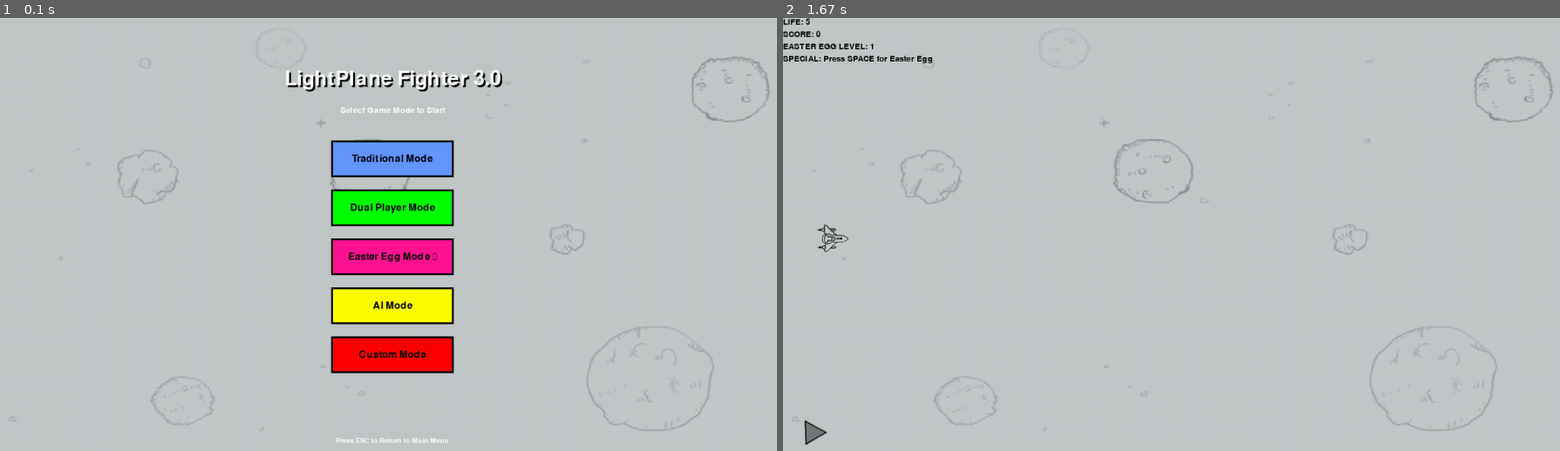
Above: before the commit, frames 1-2 (left to right).
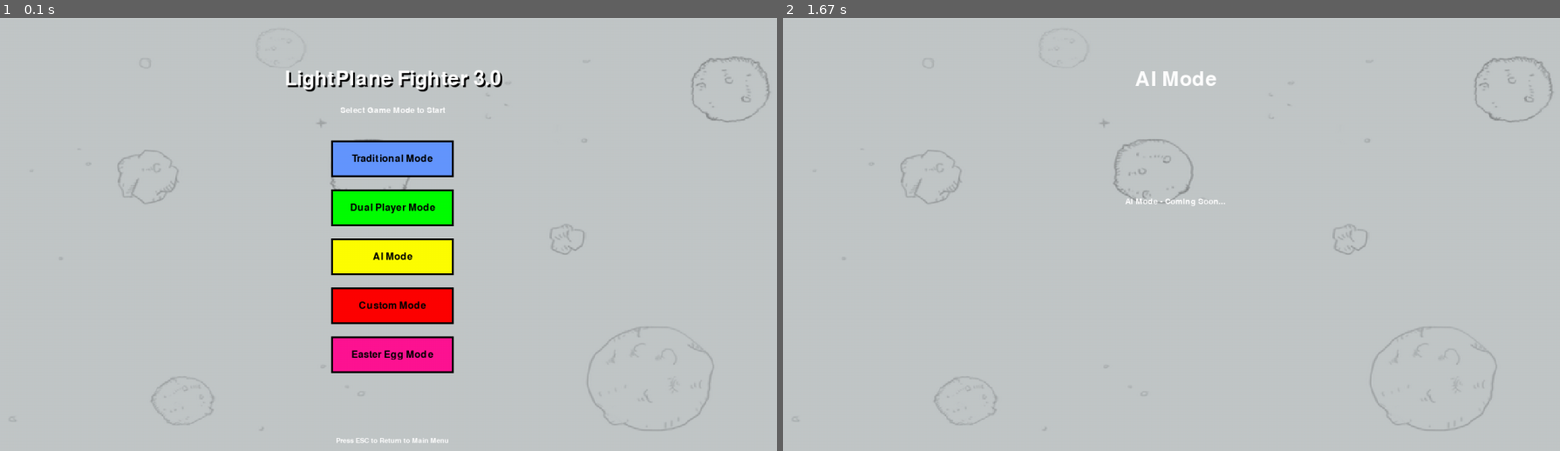
Above: after the commit, the same moments.

Repository: guangxingmao/LightPlane_AI
Game: pygame game, started from launcher.py
The game is run twice, just before and just after one commit, with the same random seed, the same clock (stepped at 60 frames per second) and the same inputs.
Inputs (mouse positions are in pixels of both pictures, inside the frame that each line leads up to):
- Up to frame 1 (0.1 s): no input
- Up to frame 2 (1.67 s): click (1179, 238) at 0.38 s

The runs differ from the first frame. In frame 1, 3.6% of the frame differs, in the area x 42-59%, y 51-82%; in frame 2, 0.8%.

Commit message:
修改彩蛋模式位置

Diff:
--- a/launcher.py
+++ b/launcher.py
@@ -89,21 +89,17 @@
             return None
 
 # 字体设置
-try:
-    title_font = pygame.font.Font("C:/Windows/Fonts/msyh.ttc", 48)  # 微软雅黑
-    button_font = pygame.font.Font("C:/Windows/Fonts/msyh.ttc", 24)
-except:
-    title_font = pygame.font.SysFont("arial", 48)
-    button_font = pygame.font.SysFont("arial", 24)
+title_font = pygame.font.SysFont("arial", 48)
+button_font = pygame.font.SysFont("arial", 24)
 
 # 页面状态枚举
 class PageState:
     MAIN_MENU = "main_menu"
     TRADITIONAL_MODE = "traditional_mode"
     DUAL_MODE = "dual_mode"
-    EASTER_EGG_MODE = "easter_egg_mode"
     AI_MODE = "ai_mode"
     CUSTOM_MODE = "custom_mode"
+    EASTER_EGG_MODE = "easter_egg_mode"
 
 class Button:
     def __init__(self, x, y, width, height, text, color, hover_color):
@@ -190,12 +186,13 @@
                 running = self.handle_dual_mode()
             elif self.current_page == PageState.TRADITIONAL_MODE:
                 running = self.handle_traditional_mode()
+            elif self.current_page == PageState.CUSTOM_MODE:
+                running = self.handle_custom_mode()
+            elif self.current_page == PageState.AI_MODE:
+                running = self.handle_ai_mode()
             elif self.current_page == PageState.EASTER_EGG_MODE:
                 running = self.handle_easter_egg_mode()
-            elif self.current_page == PageState.AI_MODE:
-                running = self.handle_ai_mode()
-            elif self.current_page == PageState.CUSTOM_MODE:
-                running = self.handle_custom_mode()
+
 
             pygame.display.flip()
             self.clock.tick(60)
@@ -213,9 +210,9 @@
         buttons = [
             Button(center_x, 200, button_width, button_height, "Traditional Mode", LIGHT_BLUE, BLUE),
             Button(center_x, 280, button_width, button_height, "Dual Player Mode", GREEN, (0, 200, 0)),
-            Button(center_x, 360, button_width, button_height, "Easter Egg Mode 🥚", (255, 20, 147), (255, 105, 180)),
-            Button(center_x, 440, button_width, button_height, "AI Mode", YELLOW, (200, 200, 0)),
-            Button(center_x, 520, button_width, button_height, "Custom Mode", RED, (200, 0, 0))
+            Button(center_x, 360, button_width, button_height, "AI Mode", YELLOW, (200, 200, 0)),
+            Button(center_x, 440, button_width, button_height, "Custom Mode", RED, (200, 0, 0)),
+            Button(center_x, 520, button_width, button_height, "Easter Egg Mode", (255, 20, 147), (255, 105, 180))
         ]
 
         # 绘制主菜单
@@ -237,12 +234,12 @@
                         self.change_page(PageState.TRADITIONAL_MODE)
                     elif i == 1:  # 双人模式
                         self.change_page(PageState.DUAL_MODE)
-                    elif i == 2:  # 彩蛋模式
+                    elif i == 2:  # AI模式
+                        self.change_page(PageState.AI_MODE)
+                    elif i == 3:  # 自定义模式
+                        self.change_page(PageState.CUSTOM_MODE)
+                    elif i == 4:  # 彩蛋模式
                         self.change_page(PageState.EASTER_EGG_MODE)
-                    elif i == 3:  # AI模式
-                        self.change_page(PageState.AI_MODE)
-                    elif i == 4:  # 自定义模式
-                        self.change_page(PageState.CUSTOM_MODE)
 
         return True
 
